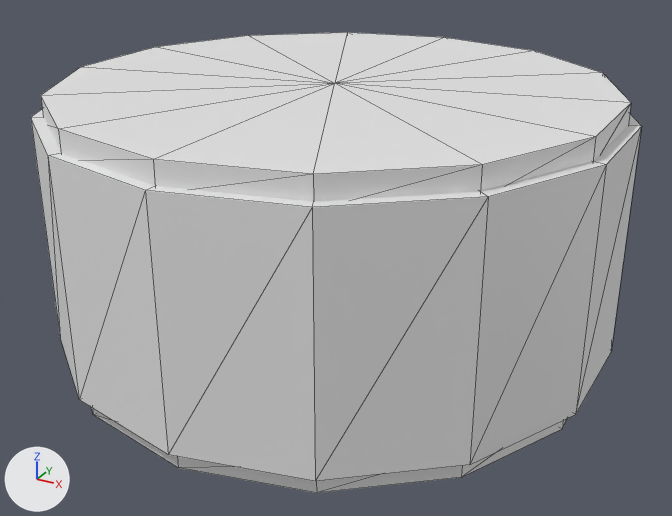
Before and after pictures for a commit that changed the glTF model models/cubeclysm/items/can_food.glb.
The view is the same before and after, from a 50 mm camera at (0.0633, -0.1148, 0.0704) aimed at (0.0015, -0.0025, 0.0143). Every picture has the same lights, and +X, +Y and +Z are marked at lower left. The older version comes first. Mesh edges are drawn as thin lines. Materials are left out; every surface is plain grey. Where no turn or scale is listed for an object, it has been applied to the vertices. Vertices at exactly the same position are counted once.

The first picture shows 'block_body', 'block_bottom', 'block_top'.
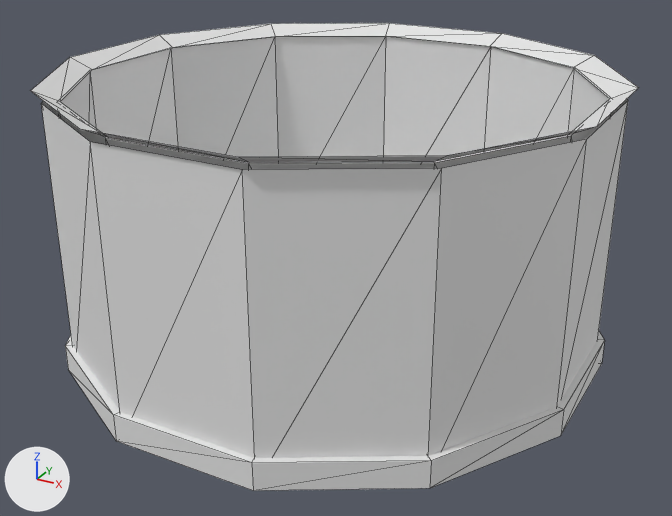
Changed parts and their boxes [x1, y1, x2, y2] in the pictures (672 x 516 px):
'block_body', reshaped
    before: [31, 109, 642, 481]
    after: [41, 99, 628, 458]
'block_top', deleted
    before: [41, 32, 631, 202]
'block_uncovered empty can interior', added
    after: [58, 36, 611, 170]
'block_bottom', reshaped
    before: [91, 407, 568, 493]
    after: [65, 331, 605, 491]
'block_rolled open rim', added
    after: [31, 23, 638, 163]

Edits to the bpy script that builds the scene:
```text
Change me_mesh_0:
    used by ob_block_body; location = (0.0, 0.0, 0.0)
    remove me_mesh_0.from_pydata(...)  # 30 vertices, 56 faces; spans x -0.0409..0.0409, y -0.042..0.042, z 0.003..0.037
    add me_mesh_0.from_pydata(...)  # 24 vertices, 24 faces; spans x -0.0386..0.0386, y -0.0386..0.0386, z 0.0..0.04
    me_mesh_0 part 1: the whole mesh is rebuilt
Change me_mesh_1:
    used by ob_block_bottom; location = (0.0, 0.0, 0.0)
    remove me_mesh_1.from_pydata(...)  # 30 vertices, 56 faces; spans x -0.0393..0.0393, y -0.0403..0.0403, z 0.0..0.004
    add me_mesh_1.from_pydata(...)  # 26 vertices, 48 faces; spans x -0.0396..0.0396, y -0.0396..0.0396, z 0.0..0.004
    me_mesh_1 part 2
    28 vertices are removed from x -0.0393..0.0393, y -0.0403..0.0403, z 0.0..0.004
    56 faces are deleted
    12 vertices are added at x -0.0396..0.0396, y -0.0396..0.0396, z 0.0
    12 new vertices lie (0.0, 0.0, 0.004) away from vertices in x -0.0396..0.0396, y -0.0396..0.0396, z 0.0
    48 new faces join them
Add me_mesh_3:
    me_mesh_3.from_pydata(...)  # 24 vertices, 24 faces; spans x -0.0397..0.0397, y -0.0397..0.0397, z 0.04..0.0417
Add me_mesh_2_1:
    me_mesh_2_1.from_pydata(...)  # 24 vertices, 24 faces; spans x -0.0367..0.0367, y -0.0367..0.0367, z 0.003..0.04
Remove ob_block_top:
    ob_block_top = bpy.data.objects.new('block_top', me_mesh_2)
    ob_block_top.location = (0.0, 0.0, 0.0)
Add ob_block_rolled_open_rim:
    ob_block_rolled_open_rim = bpy.data.objects.new('block_rolled open rim', me_mesh_3)
    ob_block_rolled_open_rim.location = (0.0, 0.0, 0.0)
Add ob_block_uncovered_empty_can_interior:
    ob_block_uncovered_empty_can_interior = bpy.data.objects.new('block_uncovered empty can interior', me_mesh_2_1)
    ob_block_uncovered_empty_can_interior.location = (0.0, 0.0, 0.0)
```
